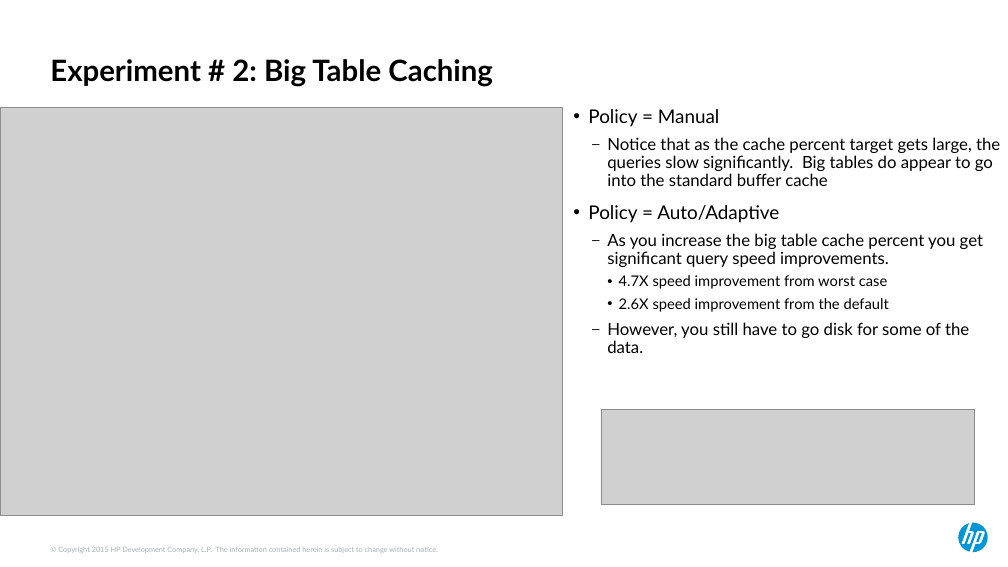
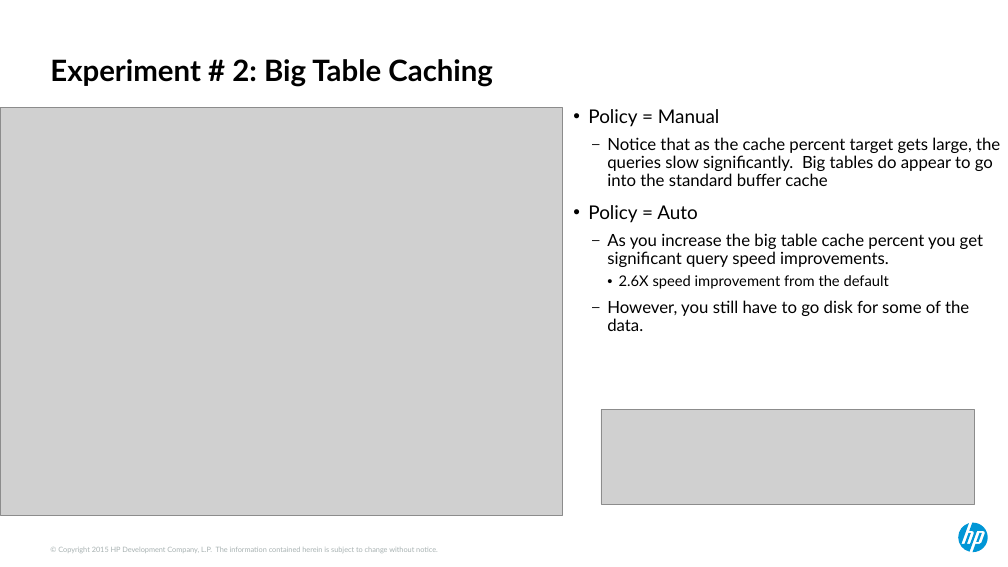
Before and after one commit to ndesilets/Group-13-HP-Big-Data-Analytics, a slide deck: slide 15 of Power Point Files/hotsos_2017 (kirbys inputs).pptx. Drawn at 1008x567 pixels with LibreOffice and Linux fonts; fonts in the diff are those of the drawing; grey boxes stand for pictures. Boxes give left, top, right and bottom in pixels: in the first picture for what was removed or moved away, otherwise in the second. Text is boxed around its words. In the diff, an @@ line names an element or a change of style, - is before the commit and + after.

```diff
--- a/Power Point Files/hotsos_2017 (kirbys inputs).pptx
+++ b/Power Point Files/hotsos_2017 (kirbys inputs).pptx
@@ text at bbox=[588, 205, 698, 223]: text changed @@
-• Policy = Auto/Adaptive
+• Policy = Auto
@@ text at bbox=[619, 275, 888, 289]: paragraph removed @@
-    • 4.7X speed improvement from worst case
```
Also in this commit, not shown: 8 other slides changed, 1 slide added, 3 other files.
